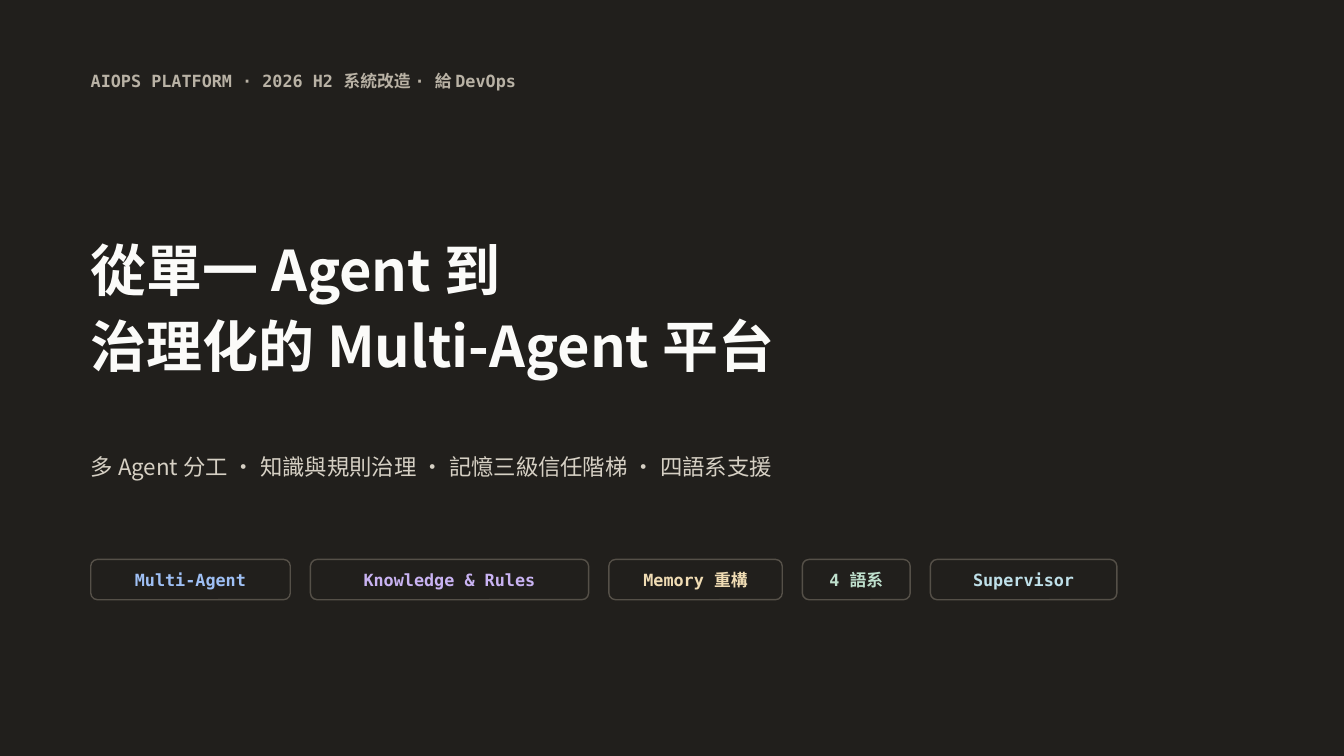
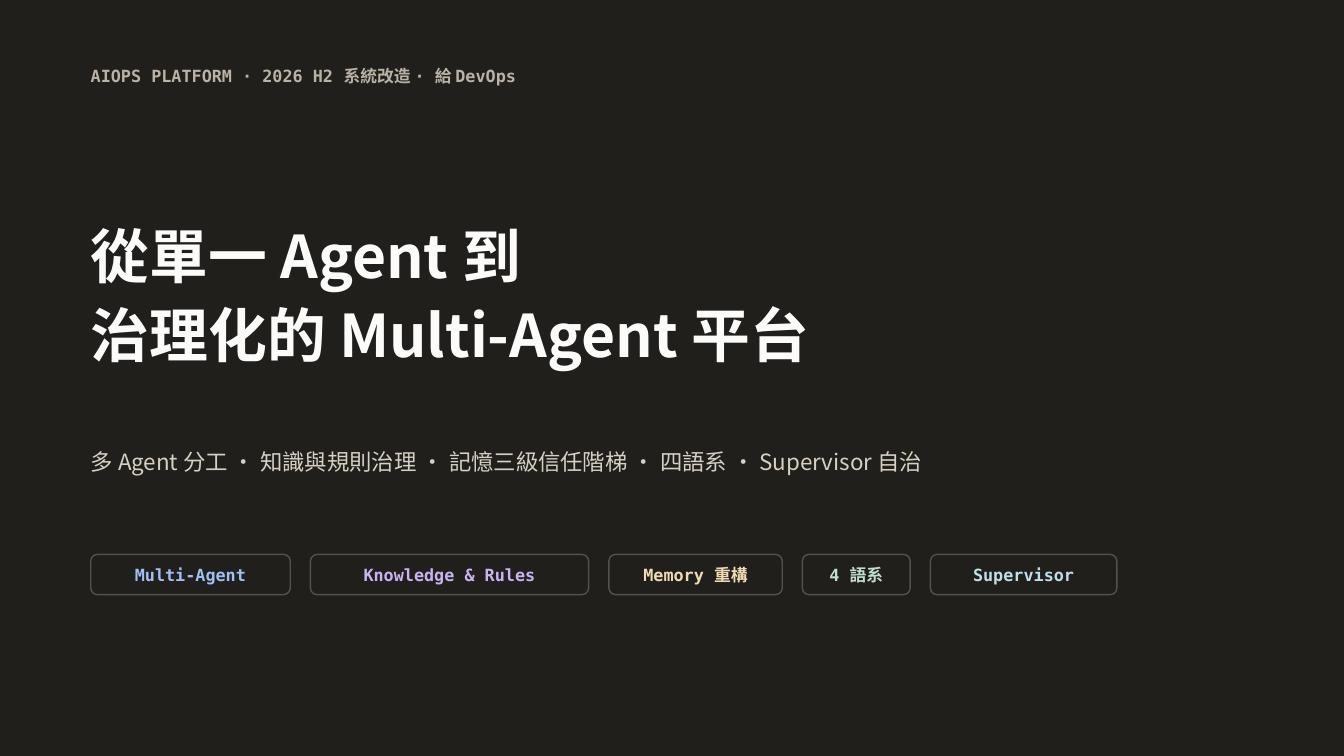
Before and after one commit to gillggx/ai-ops-agentic-platform, a slide deck: slide 1 of docs/PLATFORM_OVERVIEW_2026H2.pptx. Drawn at 1344x756 pixels with LibreOffice and Linux fonts; fonts in the diff are those of the drawing. Boxes give left, top, right and bottom in pixels: in the first picture for what was removed or moved away, otherwise in the second. Text is boxed around its words. In the diff, an @@ line names an element or a change of style, - is before the commit and + after.

```diff
--- a/docs/PLATFORM_OVERVIEW_2026H2.pptx
+++ b/docs/PLATFORM_OVERVIEW_2026H2.pptx
@@ text "從單一 Agent 到": place and size @@
-text "從單一 Agent 到" at (91, 243, 774, 381)
+text "從單一 Agent 到" at (91, 228, 809, 372)
@@ text "從單一 Agent 到" at (91, 228, 809, 372): size 40 to 42 pt; line spacing 1.05 to 1.04 @@
@@ text at (91, 451, 922, 476): text changed @@
-多 Agent 分工 · 知識與規則治理 · 記憶三級信任階梯 · 四語系支援
+多 Agent 分工 · 知識與規則治理 · 記憶三級信任階梯 · 四語系 · Supervisor 自治
@@ 5 rounded rectangles, 1 text: place and size @@
-5 rounded rectangles, 1 text at (91, 73, 1117, 600)
+5 rounded rectangles, 1 text at (91, 68, 1117, 595)
```
Also in this commit, not shown: 6 other slides changed, 8 slides added, 1 slide removed.
